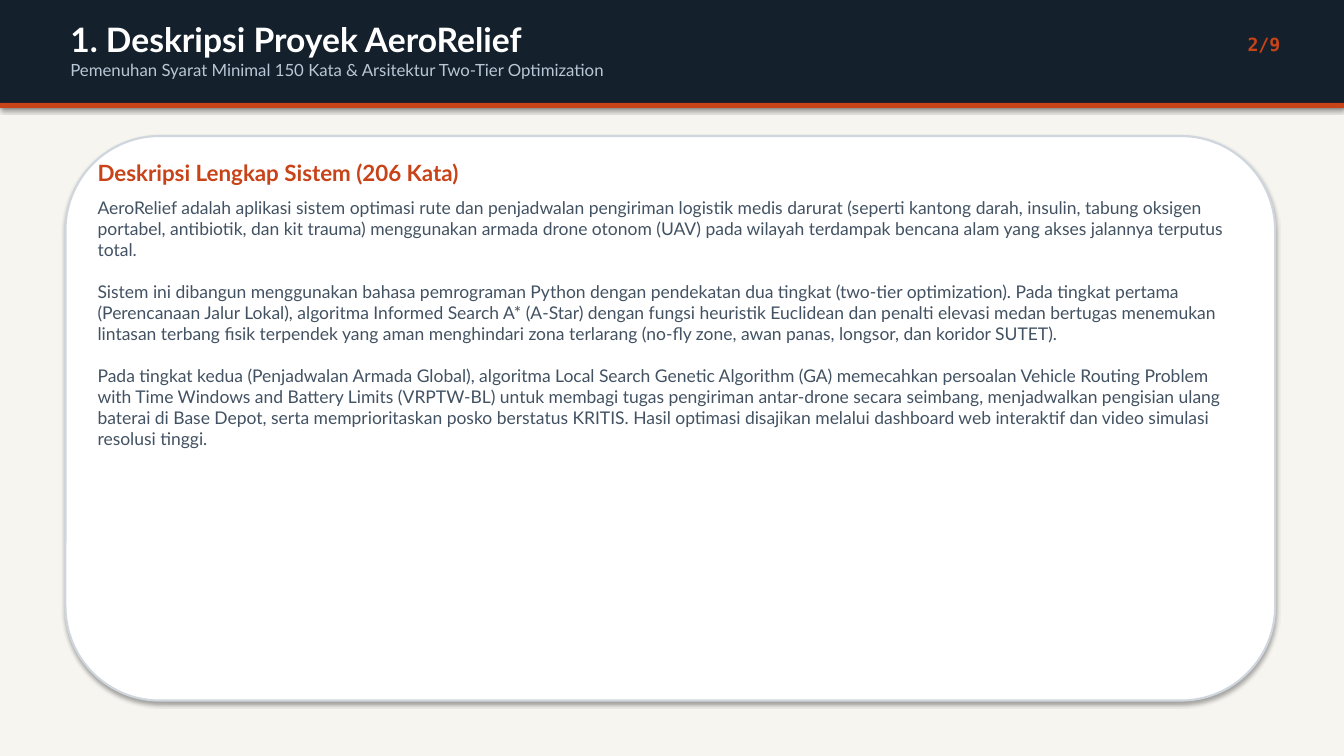
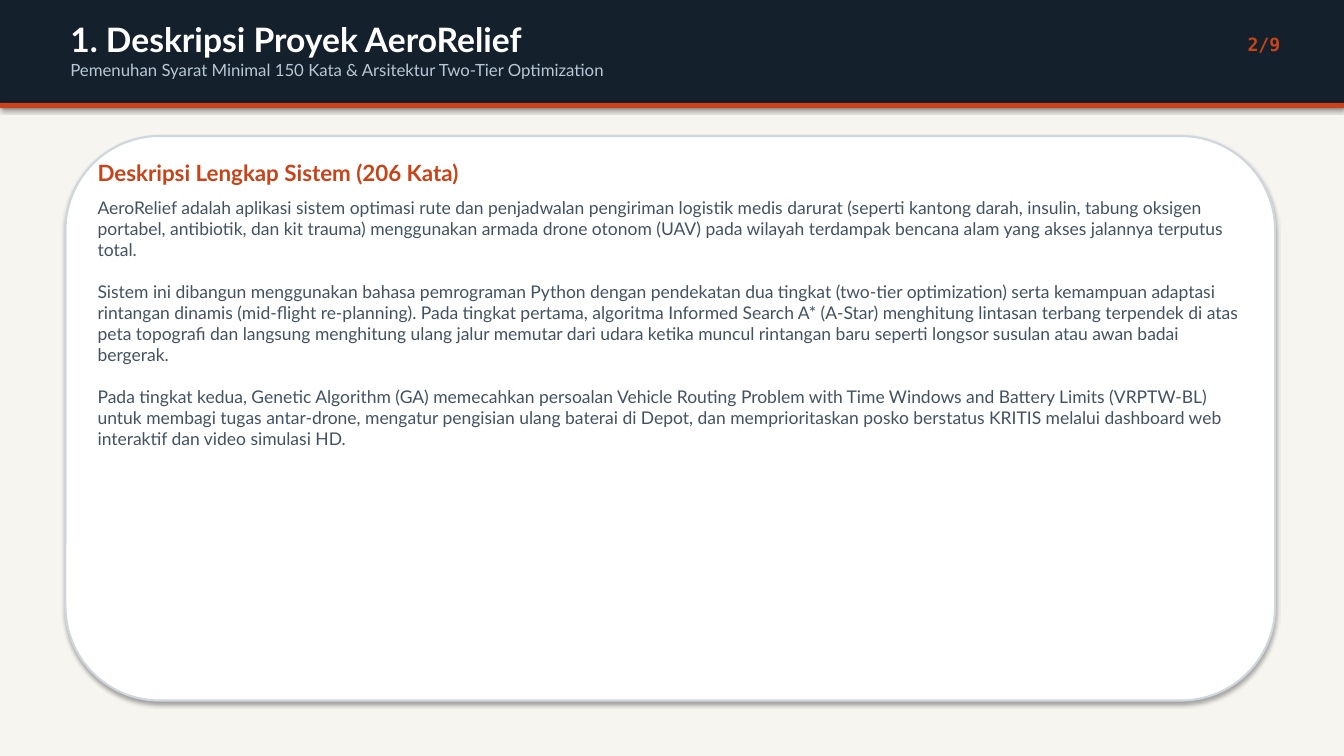
Before and after one commit to PopSharkkk/ArtificialConceptFinalProject, a slide deck: slide 2 of AeroRelief_Progress_KKA.pptx. Drawn at 1344x756 pixels with LibreOffice and Linux fonts; fonts in the diff are those of the drawing. Boxes give left, top, right and bottom in pixels: in the first picture for what was removed or moved away, otherwise in the second. Text is boxed around its words. In the diff, an @@ line names an element or a change of style, - is before the commit and + after.

Commit message:
Add dynamic/moving obstacles and real-time mid-flight A* re-planning across engine, web UI, video, and PPTX

```diff
--- a/AeroRelief_Progress_KKA.pptx
+++ b/AeroRelief_Progress_KKA.pptx
@@ text at (x1=98, y1=200, x2=1238, y2=445): text changed @@
-AeroRelief adalah aplikasi sistem optimasi rute dan penjadwalan pengiriman logistik medis darurat (seperti kantong darah, insulin, tabung oksigen portabel, antibiotik, dan kit trauma) menggunakan armada drone otonom (UAV) pada wilayah terdampak bencana alam yang akses jalannya terputus total.
-Sistem ini dibangun menggunakan bahasa pemrograman Python dengan pendekatan dua tingkat (two-tier optimization). Pada tingkat pertama (Perencanaan Jalur Lokal), algoritma Informed Search A* (A-Star) dengan fungsi heuristik Euclidean dan penalti elevasi medan bertugas menemukan lintasan terbang fisik terpendek yang aman menghindari zona terlarang (no-fly zone, awan panas, longsor, dan koridor SUTET).
-Pada tingkat kedua (Penjadwalan Armada Global), algoritma Local Search Genetic Algorithm (GA) memecahkan persoalan Vehicle Routing Problem with Time Windows and Battery Limits (VRPTW-BL) untuk membagi tugas pengiriman antar-drone secara seimbang, menjadwalkan pengisian ulang baterai di Base Depot, serta memprioritaskan posko berstatus KRITIS. Hasil optimasi disajikan melalui dashboard web interaktif dan video simulasi resolusi tinggi.
+AeroRelief adalah aplikasi sistem optimasi rute dan penjadwalan pengiriman logistik medis darurat (seperti kantong darah, insulin, tabung oksigen portabel, antibiotik, dan kit trauma) menggunakan armada drone otonom (UAV) pada wilayah terdampak bencana alam yang akses jalannya terputus total.
+Sistem ini dibangun menggunakan bahasa pemrograman Python dengan pendekatan dua tingkat (two-tier optimization) serta kemampuan adaptasi rintangan dinamis (mid-flight re-planning). Pada tingkat pertama, algoritma Informed Search A* (A-Star) menghitung lintasan terbang terpendek di atas peta topografi dan langsung menghitung ulang jalur memutar dari udara ketika muncul rintangan baru seperti longsor susulan atau awan badai bergerak.
+Pada tingkat kedua, Genetic Algorithm (GA) memecahkan persoalan Vehicle Routing Problem with Time Windows and Battery Limits (VRPTW-BL) untuk membagi tugas antar-drone, mengatur pengisian ulang baterai di Depot, dan memprioritaskan posko berstatus KRITIS melalui dashboard web interaktif dan video simulasi HD.
```
Also in this commit, not shown: 3 other slides changed, 22 other files.
